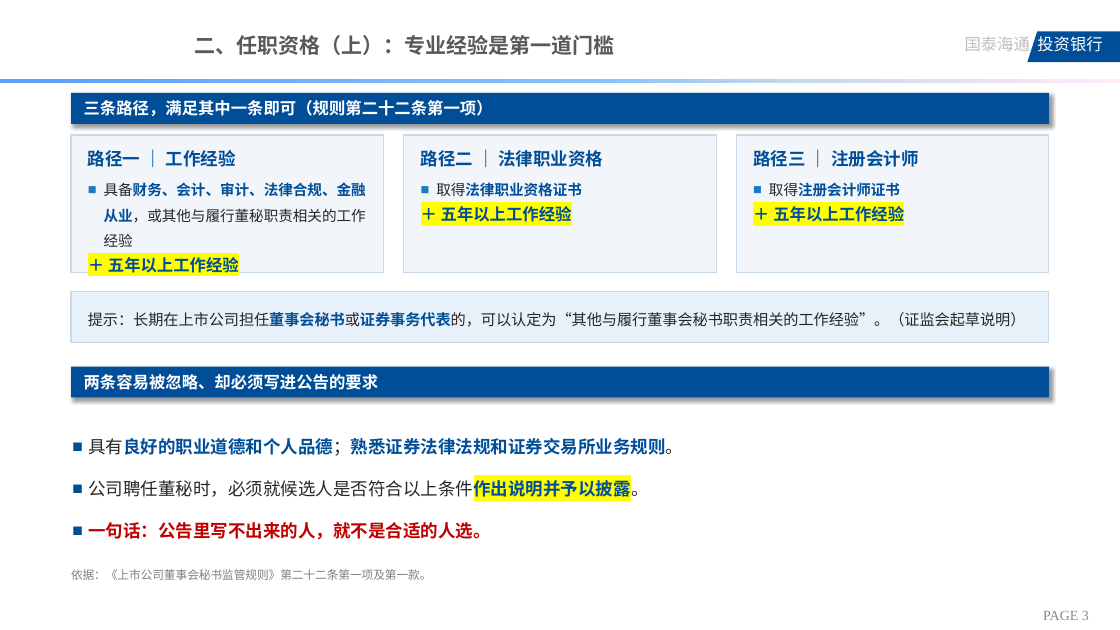
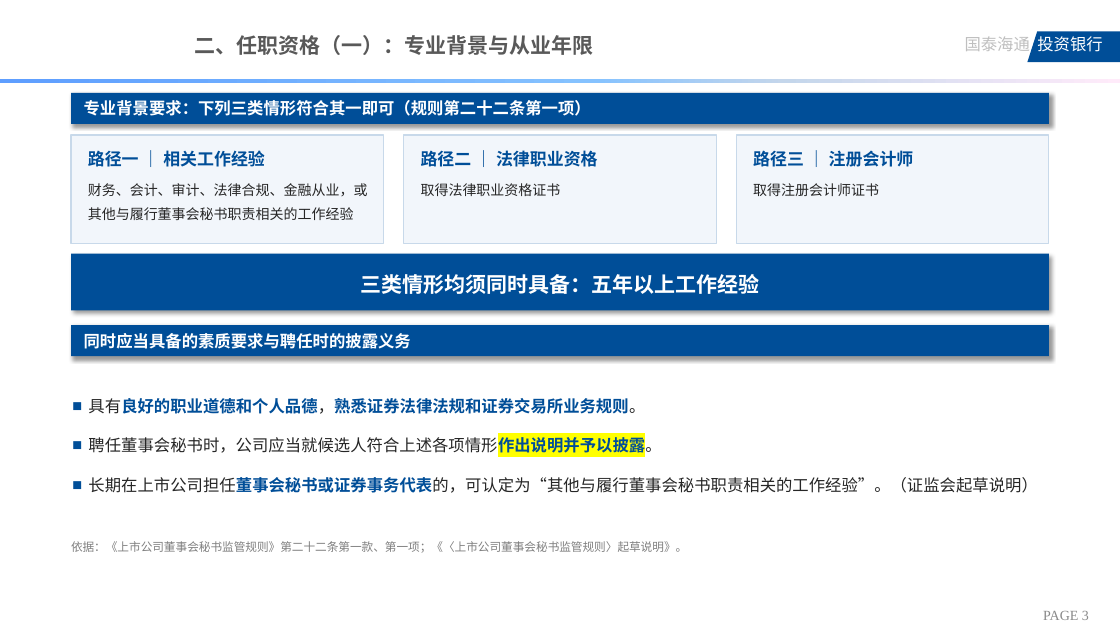
Before and after one commit to xid013-ux/JXD, a slide deck: slide 3 of output/上市公司董事会秘书选聘指引.pptx. Drawn at 1120x630 pixels with LibreOffice and Linux fonts; fonts in the diff are those of the drawing; background and template pictures are left out. Boxes give left, top, right and bottom in pixels: in the first picture for what was removed or moved away, otherwise in the second. Text is boxed around its words. In the diff, an @@ line names an element or a change of style, - is before the commit and + after.

```diff
--- a/output/上市公司董事会秘书选聘指引.pptx
+++ b/output/上市公司董事会秘书选聘指引.pptx
@@ text at (194, 35, 593, 55): text changed @@
-二、任职资格（上）：专业经验是第一道门槛
+二、任职资格（一）：专业背景与从业年限
@@ text in rectangle at (84, 100, 591, 116): text changed @@
-三条路径，满足其中一条即可（规则第二十二条第一项）
+专业背景要求：下列三类情形符合其一即可（规则第二十二条第一项）
@@ rectangle "路径一 ｜ 相关工作经验": place and size @@
-rectangle "路径一 ｜ 相关工作经验" at (71, 135, 384, 273)
+rectangle "路径一 ｜ 相关工作经验" at (71, 135, 384, 244)
@@ rectangle "路径二 ｜ 法律职业资格": place and size @@
-rectangle "路径二 ｜ 法律职业资格" at (404, 135, 717, 273)
+rectangle "路径二 ｜ 法律职业资格" at (404, 135, 717, 244)
@@ rectangle "路径二 ｜ 法律职业资格" at (404, 135, 717, 244): size 15 to 14.5 pt in "路径二 ｜ 法律职业资格"; size 12.5 to 12 pt, text colour #004E98 to #262626, bold off in "取得法律职业资格证书"; line spacing 1 to 1.05; bullet ■ to none @@
@@ rectangle "路径三 ｜ 注册会计师": place and size @@
-rectangle "路径三 ｜ 注册会计师" at (737, 135, 1049, 273)
+rectangle "路径三 ｜ 注册会计师" at (737, 135, 1049, 244)
@@ rectangle "路径三 ｜ 注册会计师" at (737, 135, 1049, 244): size 15 to 14.5 pt in "路径三 ｜ 注册会计师"; size 12.5 to 12 pt, text colour #004E98 to #262626, bold off in "取得注册会计师证书"; line spacing 1 to 1.05; bullet ■ to none @@
@@ text in rectangle at (88, 150, 368, 220): text changed; size 12.5 to 12 pt; text colour #004E98 to #262626; bold off @@
-路径一 ｜ 工作经验
-■ 具备财务、会计、审计、法律合规、金融从业，或其他与履行董秘职责相关的工作经验
-＋ 五年以上工作经验
+路径一 ｜ 相关工作经验
+财务、会计、审计、法律合规、金融从业，或其他与履行董事会秘书职责相关的工作经验
@@ text in rectangle at (441, 206, 572, 222): paragraph removed @@
-＋ 五年以上工作经验
@@ text in rectangle at (773, 206, 904, 222): paragraph removed @@
-＋ 五年以上工作经验
@@ rectangle "三类情形均须同时具备：五年以上工作经验": place and size @@
-rectangle "三类情形均须同时具备：五年以上工作经验" at (71, 292, 1049, 343)
+rectangle "三类情形均须同时具备：五年以上工作经验" at (71, 254, 1049, 311)
@@ rectangle "三类情形均须同时具备：五年以上工作经验" at (71, 254, 1049, 311): fill #E8F1FA to #004E98; outline #C8D9EA 1 pt to none; shadow on @@
@@ text in rectangle at (360, 274, 759, 294): text changed; size 13 to 18 pt; text colour #262626 to #FFFFFF; bold on @@
-提示：长期在上市公司担任董事会秘书或证券事务代表的，可以认定为“其他与履行董事会秘书职责相关的工作经验”。（证监会起草说明）
+三类情形均须同时具备：五年以上工作经验
@@ rectangle "同时应当具备的素质要求与聘任时的披露义务": place and size @@
-rectangle "同时应当具备的素质要求与聘任时的披露义务" at (71, 366, 1049, 397)
+rectangle "同时应当具备的素质要求与聘任时的披露义务" at (71, 325, 1049, 356)
@@ text in rectangle at (84, 333, 411, 349): text changed @@
-两条容易被忽略、却必须写进公告的要求
+同时应当具备的素质要求与聘任时的披露义务
@@ text at (88, 398, 1037, 493): text changed; size 15 to 14 pt; text colour #004E98 to #262626; bold off @@
-■ 具有良好的职业道德和个人品德；熟悉证券法律法规和证券交易所业务规则。
-■ 公司聘任董秘时，必须就候选人是否符合以上条件作出说明并予以披露。
-■ 一句话：公告里写不出来的人，就不是合适的人选。
+■ 具有良好的职业道德和个人品德，熟悉证券法律法规和证券交易所业务规则。
+■ 聘任董事会秘书时，公司应当就候选人符合上述各项情形作出说明并予以披露。
+■ 长期在上市公司担任董事会秘书或证券事务代表的，可认定为“其他与履行董事会秘书职责相关的工作经验”。（证监会起草说明）
@@ text at (71, 541, 687, 553): text changed @@
-依据：《上市公司董事会秘书监管规则》第二十二条第一项及第一款。
+依据：《上市公司董事会秘书监管规则》第二十二条第一款、第一项；《〈上市公司董事会秘书监管规则〉起草说明》。
```
Also in this commit, not shown: 6 other slides changed.
